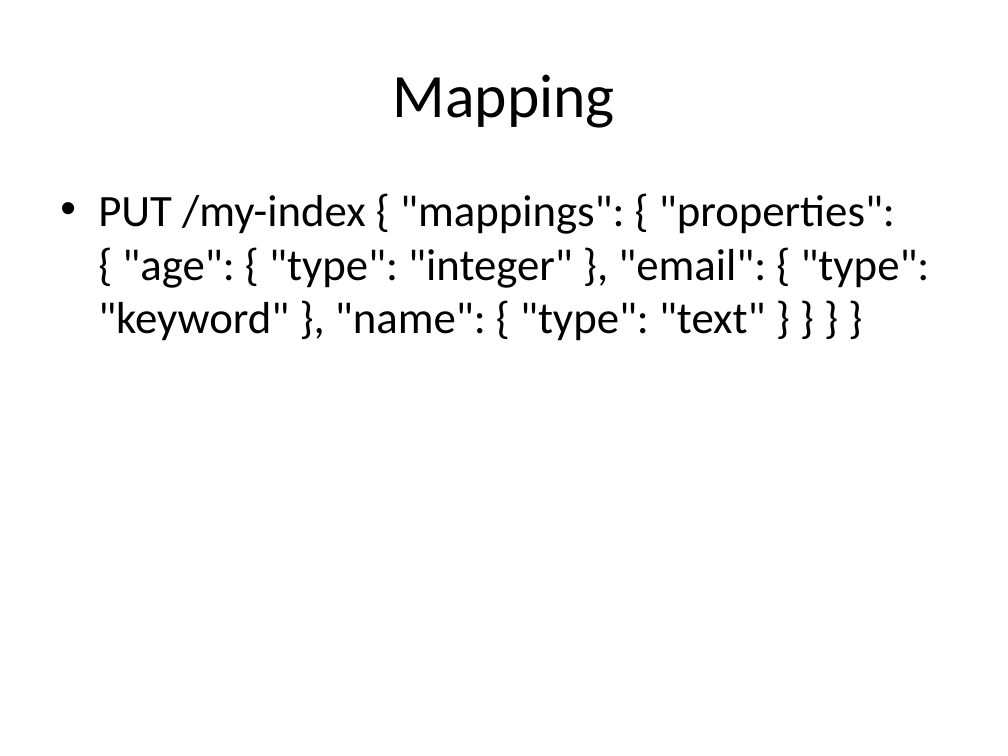
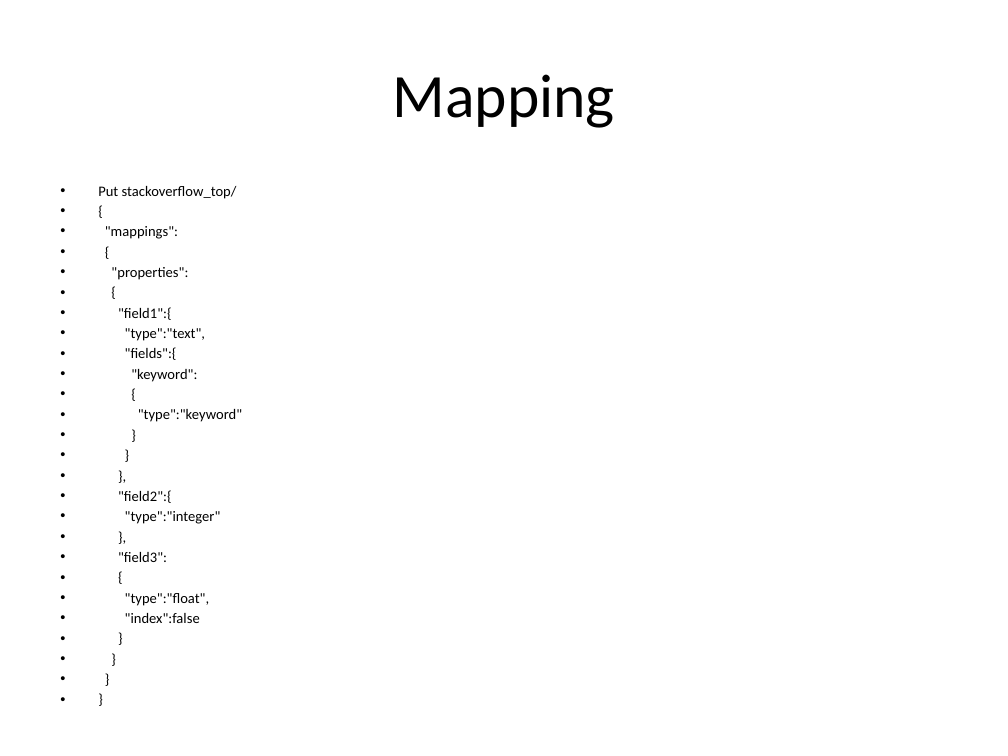
Before and after one commit to pavanarya/MySessions, a slide deck: slide 27 of Elastic Search.pptx (slide 50 before the commit). Drawn at 1008x756 pixels with LibreOffice and Linux fonts; fonts in the diff are those of the drawing. Boxes give left, top, right and bottom in pixels: in the first picture for what was removed or moved away, otherwise in the second. Text is boxed around its words. In the diff, an @@ line names an element or a change of style, - is before the commit and + after.

```diff
--- a/Elastic Search.pptx
+++ b/Elastic Search.pptx
@@ text at box(98, 186, 242, 623): text changed; size 32 to 10.4 pt @@
-• PUT /my-index { "mappings": { "properties": { "age": { "type": "integer" }, "email": { "type": "keyword" }, "name": { "type": "text" } } } }
+• Put stackoverflow_top/
+• {
+• "mappings":
+• {
+• "properties":
+• {
+• "field1":{
+• "type":"text",
+• "fields":{
+• "keyword":
+• {
+• "type":"keyword"
+• }
+• }
+• },
+• "field2":{
+• "type":"integer"
+• },
+• "field3":
+• {
+• "type":"float",
+• "index":false
+• }
+• }
+• }
+• }
```
Also in this commit, not shown: 3 other slides changed, 32 slides added, 2 slides removed, 1 other file.
